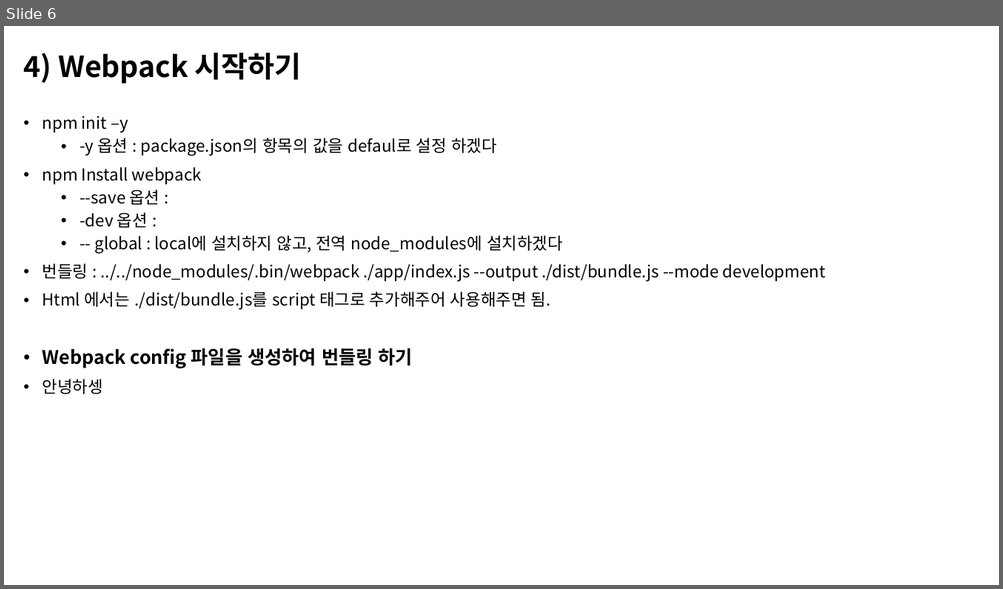
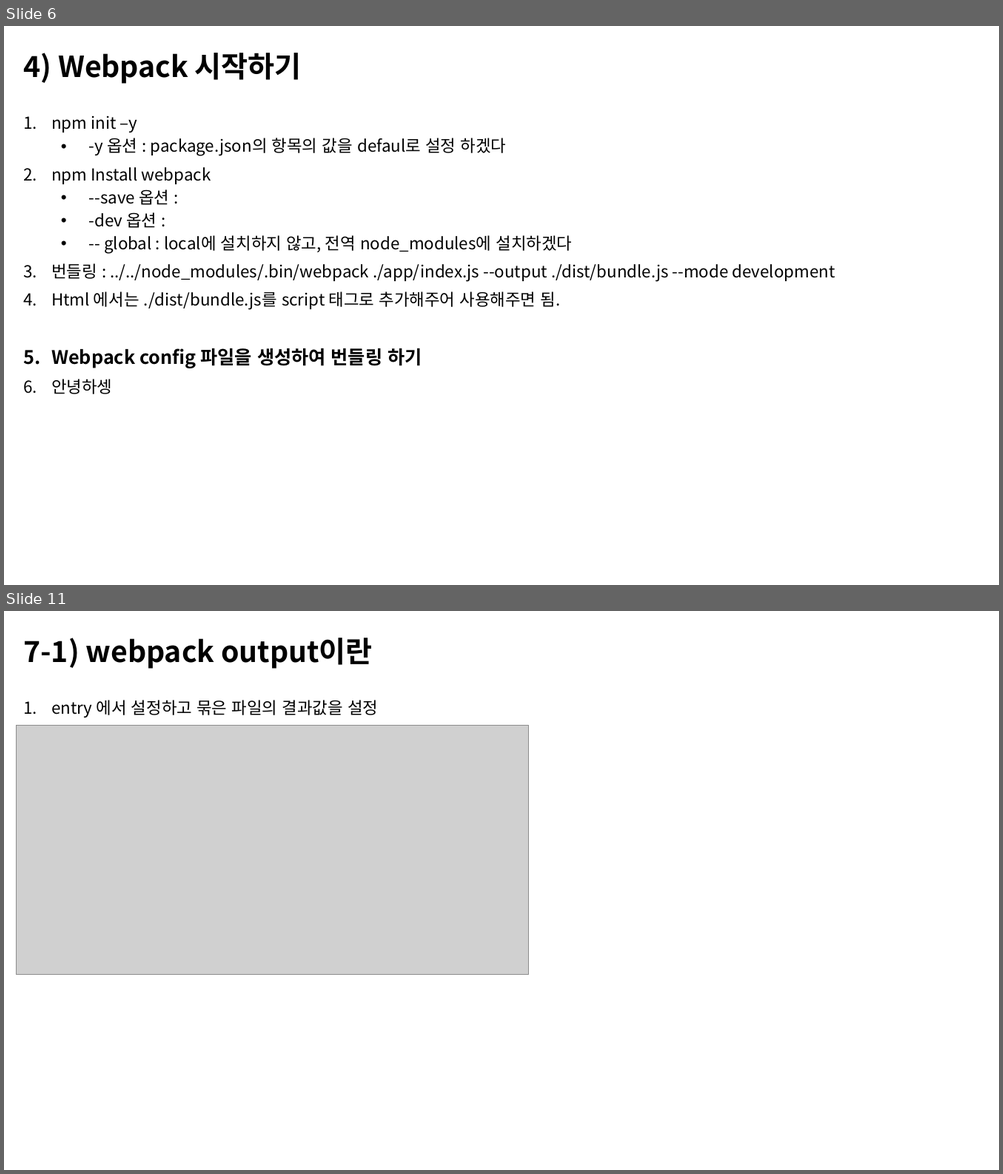
Before and after one commit to n4oah-study/webpack, a slide deck: document/webpack.pptx. Shown one above the other, each under a label of ours: slide 6 before the commit, slides 6 and 11 after it; the slides between them are not shown. The pictures are 1003x589 and 1003x1174 pixels, drawn with LibreOffice and Linux fonts; fonts in the diff are those of the drawing; grey boxes stand for pictures. Boxes give left, top, right and bottom in pixels: in the first picture for what was removed or moved away, otherwise in the second. Text is boxed around its words. In the diff, an @@ line names an element or a change of style, - is before the commit and + after.

Commit message:
webpack pptx 수정

```diff
--- a/document/webpack.pptx
+++ b/document/webpack.pptx
@@ slide 11 added at (4,611,999,1170), background #FFFFFF @@
@@ title added at (23,638,373,669), 28 pt, text #000000, bold @@
+7-1) webpack output이란
@@ text added at (51,700,378,718), 16 pt, text #000000 @@
+1. entry 에서 설정하고 묶은 파일의 결과값을 설정
@@ picture added at (16,725,528,974) @@
@@ slide 6 changed as well @@
@@ text "npm init –y" at (51,116,835,395): bullet • to 1.; indent changed @@
```
Also in this commit, not shown: 6 other slides changed, 5 other slides added, 6 other files.
